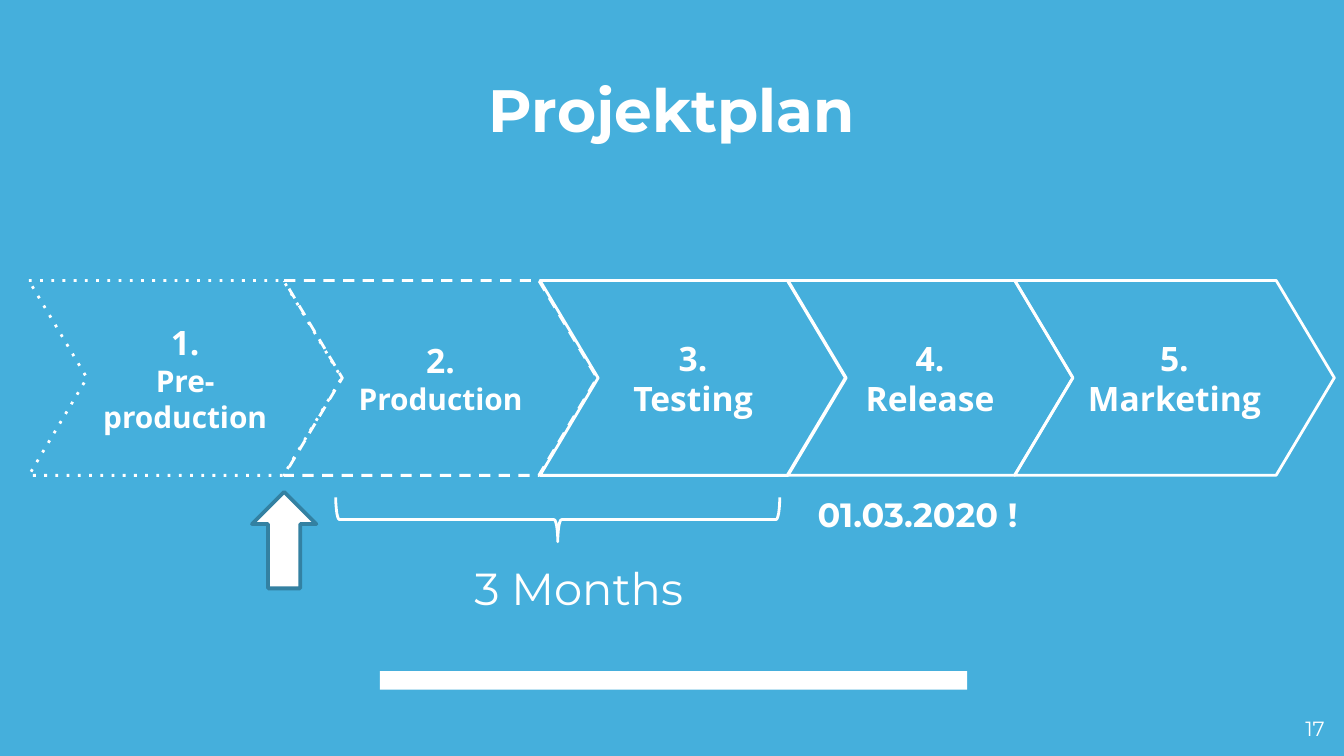
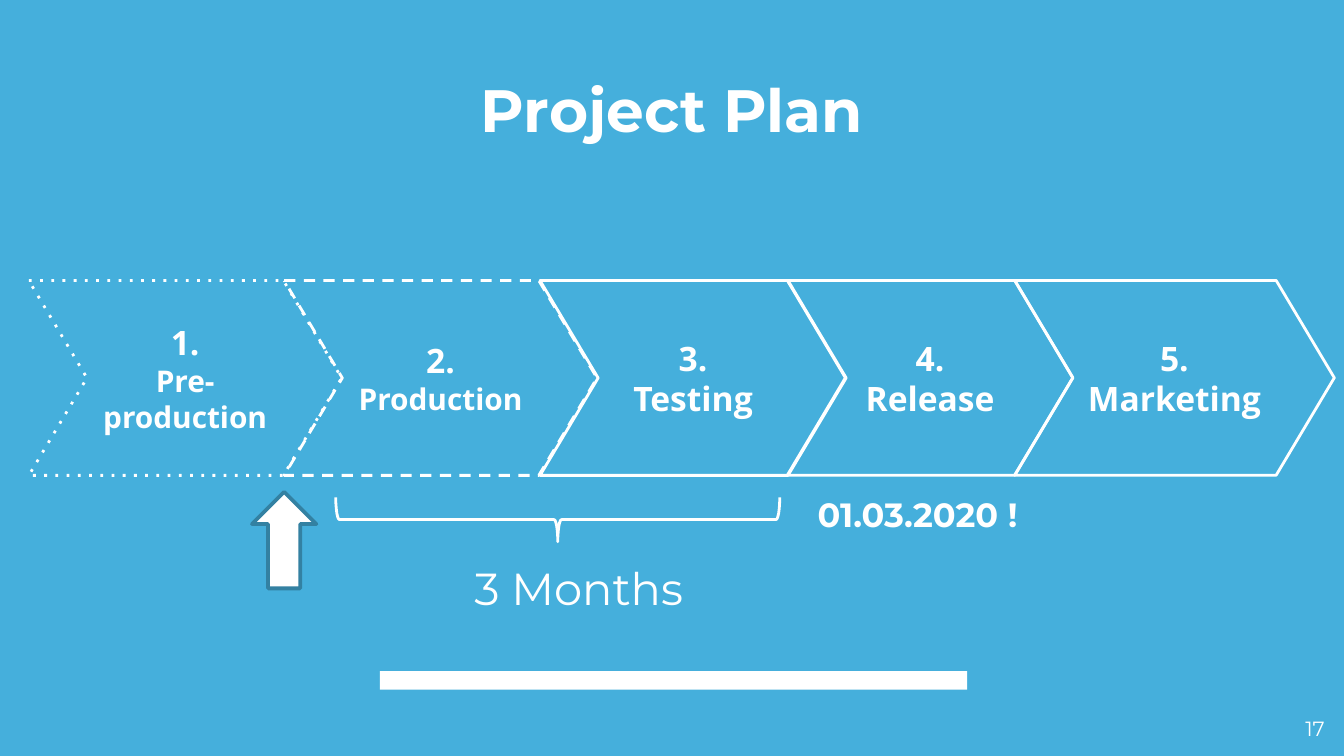
Before and after one commit to hakrrr/Giranimo, a slide deck: slide 17 of Presentation/Pitch.pptx. Drawn at 1344x756 pixels with LibreOffice and Linux fonts; fonts in the diff are those of the drawing. Boxes give left, top, right and bottom in pixels: in the first picture for what was removed or moved away, otherwise in the second. Text is boxed around its words. In the diff, an @@ line names an element or a change of style, - is before the commit and + after.

```diff
--- a/Presentation/Pitch.pptx
+++ b/Presentation/Pitch.pptx
@@ title at <box>481,85,863,144</box>: text changed @@
-Projektplan
+Project Plan
```
Also in this commit, not shown: 16 other slides changed.
